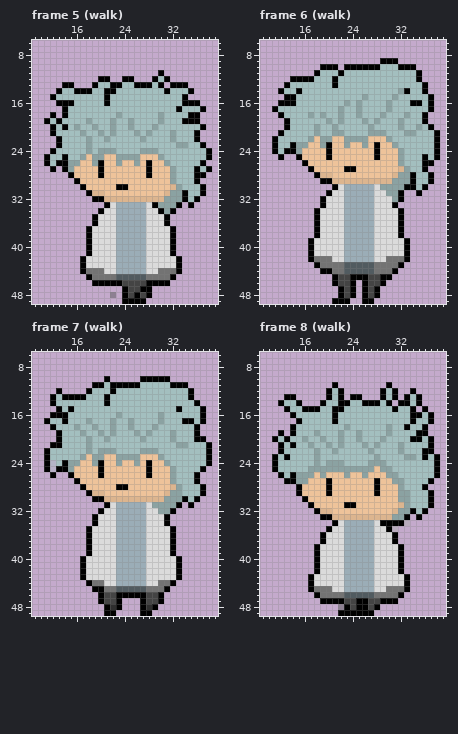
Pixel-art file: Assets/_Project/art/Sprites/Aseprite/newEnemyes1/newEnemy1.aseprite. Above: the version before the commit.
50x50 pixels, 8 frames. Shown: frame 5 (walk): x 9..39, y 6..49; frame 6 (walk): x 9..39, y 6..49; frame 7 (walk): x 9..39, y 6..49; frame 8 (walk): x 9..39, y 6..49. The commit also changed other frames, which this record leaves out.
Now the later version:
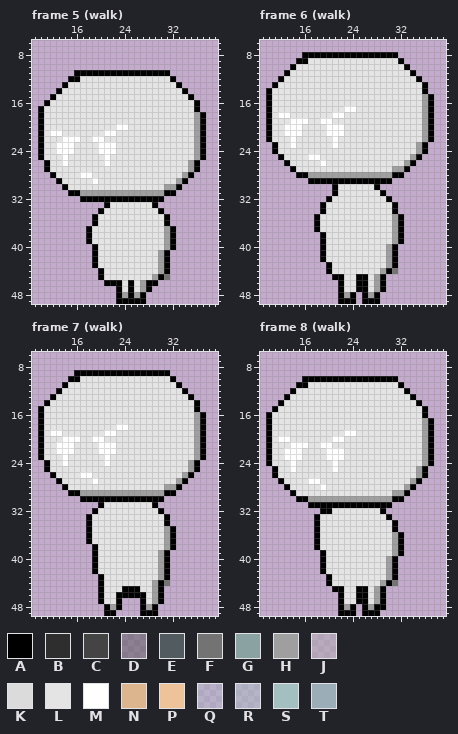
Palette (. is transparent): A #000000  B #2e2e2e  C #444444  D #5252527a  E #515b60  F #737373  G #8ba2a2  H #9f9f9f  J #adadad7a  K #dbdbdb  L #e4e4e4  M #ffffff  N #dcb58f  P #eec39a  Q #a3bfbf55  R #a3bfbf7a  S #a3bfbf  T #9badb7
Change:
layer "Layer 6" now hidden
layer "ZombieBody4" added
layer "Eyes" added
Changed rows in their new state; - is an unchanged pixel.
Frame 5 (walk):
first column x 10:
11 ------AAAAAAAAAAAAAA-A-------
12 -----AALLLLLLLLLLLLLLLA------
13 -----LLLLLLLLLLLLLLLLLL-.----
14 ----LLLLLLLLLLLLLLLLLLLLA.---
15 ---LLLLLLLLLLLLLLLLLLLLLLA---
16 -ALLLLLLLLLLLLLLLLLLLLLLLL---
17 ALLLLLLLLLLLLLLLLLLLLLLLLLA.-
18 ALLLLLLLLLLLLLLLLLLLLLLLLLHA-
19 ALLLLLLLLLLLLLLLLLLLLLLLLLHA-
20 ALLLLLLLLLLLLMMLLLLLLLLLLLH--
21 ALMMLLLLLLLMMLLLLLLLLLLLLLHA-
22 ALLLMMMLLMMLLLLLLLLLLLLLLLHA-
23 ALLMMMLLLLMMMLLLLLLLLLLLLLH--
24 ALLMMMLLLLMMMLLLLLLLLLLLLLHA.
25 ALLLMLLLLLLMLLLLLLLLLLLLLLHA.
26 --LLMLLLLLLMLLLLLLLLLLLLLHA.-
27 -ALLLLLLLLLLLLLLLLLLLLLLLH-..
28 --ALLLLMMLLLLLLLLLLLLLLLHA..-
29 ---ALLLLLMLLLLLLLLLLLLLHA..--
30 ----ALLLLLLLLLLLLLLLLHHA....-
31 -----AAHHHHHHHHHHHHHHAA.....-
32 -------AA--AAAAAAAAAA......--
33 ------------LLLLLLL-....-.---
34 -----------LLLLLLLLL-..------
35 ----------LLLLLLLLLLL--------
36 ----------LLLLLLLLLLL--------
37 ---------LLLLLLLLLLLLH-------
38 ---------LLLLLLLLLLLLH-------
39 ---------LLLLLLLLLLLLH-------
40 --------.ALLLLLLLLLLLH-------
41 --------.ALLLLLLLLLLHA.------
42 -------..ALLLLLLLLLLHA..-----
43 -------..ALLLLLLLLLLHA..-----
44 -------...ALLLLLLLLLHA..-----
45 --------..ALLLLLLLLHA-.------
46 ---------..---LALH--..-------
47 -------------ALALH-----------
48 ------------.AHAHA.----------
49 -------------A---------------
Frame 6 (walk):
first column x 10:
 8 ------AAAAAAAAAAAAAAAA-------
 9 -----AALLLLLLLLLLLLLLLA------
10 ----ALLLLLLLLLLLLLLLLLL-.----
11 ---ALLLLLLLLLLLLLLLLLLLLA.---
12 --ALLLLLLLLLLLLLLLLLLLLLL----
13 -ALLLLLLLLLLLLLLLLLLLLLLLL---
14 ALLLLLLLLLLLLLLLLLLLLLLLLL---
15 ALLLLLLLLLLLLLLLLLLLLLLLLLH--
16 ALLLLLLLLLLLLLLLLLLLLLLLLLH--
17 ALLLLLLLLLLLLMMLLLLLLLLLLLH--
18 ALMMLLLLLLLMMLLLLLLLLLLLLLHA-
19 ALLLMMMLLMMLLLLLLLLLLLLLLLHA-
20 ALLMMMLLLLMMMLLLLLLLLLLLLLH--
21 ALLMMMLLLLMMMLLLLLLLLLLLLLHA.
22 ALLLMLLLLLLMLLLLLLLLLLLLLLHA.
23 --LLMLLLLLLMLLLLLLLLLLLLLHA..
24 --LLLLLLLLLLLLLLLLLLLLLLLHA..
25 ---LLLLMMLLLLLLLLLLLLLLLHA...
26 ---ALLLLLMLLLLLLLLLLLLLHA...-
27 ----ALLLLLLLLLLLLLLLLHHA...--
28 -----AAHHHHHHHHHHHHHHAA.....-
29 -------AA--AAAAAAAAAA.......-
30 ------------LLLLLLA........--
31 ----------.ALLLLLLLA...--.---
32 ---------.ALLLLLLLLLA..------
33 ----------LLLLLLLLLLL--------
34 --------.ALLLLLLLLLLLA.------
35 ---------LLLLLLLLLLLLH-------
36 ---------LLLLLLLLLLLLH-------
37 ---------LLLLLLLLLLLLH-------
38 --------.ALLLLLLLLLLLH-------
39 -------..ALLLLLLLLLLLHA.-----
40 -------..ALLLLLLLLLLHA..-----
41 -------..ALLLLLLLLLLHA..-----
42 -------..ALLLLLLLLLLHA..-----
43 --------..ALLLLLLLLLHA.------
44 ---------.-LLLLLLLLHAF-------
45 ------------ALL--LH-.--------
46 -----------.ALLA-LH----------
47 -------------LLA-LHA---------
48 -------------H---H-----------
49 -----------.--A---A----------
Frame 7 (walk):
first column x 10:
 9 ------AAAAAAAAAAAAAAAA-------
10 -----AALLLLLLLLLLLLLLLA------
11 ----ALLLLLLLLLLLLLLLLLL-.----
12 ----LLLLLLLLLLLLLLLLLLLLA.---
13 ---LLLLLLLLLLLLLLLLLLLLLL----
14 -ALLLLLLLLLLLLLLLLLLLLLLLL---
15 ALLLLLLLLLLLLLLLLLLLLLLLLLA.-
16 ALLLLLLLLLLLLLLLLLLLLLLLLLH--
17 ALLLLLLLLLLLLLLLLLLLLLLLLLH--
18 ALLLLLLLLLLLLMMLLLLLLLLLLLHA-
19 ALMMLLLLLLLMMLLLLLLLLLLLLLHA-
20 ALLLMMMLLMMLLLLLLLLLLLLLLLH--
21 ALLMMMLLLLMMMLLLLLLLLLLLLLHA.
22 ALLMMMLLLLMMMLLLLLLLLLLLLLHA.
23 ALLLMLLLLLLMLLLLLLLLLLLLLLHA.
24 --LLMLLLLLLMLLLLLLLLLLLLLHA..
25 --LLLLLLLLLLLLLLLLLLLLLLLHA.-
26 ---LLLLMMLLLLLLLLLLLLLLLHA.--
27 ---ALLLLLMLLLLLLLLLLLLLHA..--
28 ----ALLLLLLLLLLLLLLLLHHA....-
29 -----AAHHHHHHHHHHHHHHAA.....-
30 -------AA--AAAAAAAAAA......--
31 ----------ALLLLLLLLA....-.---
32 ---------ALLLLLLLLLLA..------
33 --------ALLLLLLLLLLLL--------
34 --------ALLLLLLLLLLLL--------
35 ---------LLLLLLLLLLLLH-------
36 ---------LLLLLLLLLLLLH-------
37 ---------LLLLLLLLLLLLH-------
38 --------.ALLLLLLLLLLLH-------
39 --------.ALLLLLLLLLLHA.------
40 -------..ALLLLLLLLLLHA..-----
41 -------..ALLLLLLLLLLHA..-----
42 -------..ALLLLLLLLLLHA..-----
43 -------...ALLLLLLLLLHA..-----
44 --------..ALLLLLLLLHA-.------
45 ---------.-LLLAAALLHA.-------
46 -----------LL-----LH---------
47 -----------LL-----LH---------
48 ------------H-----H----------
49 -------------------A---------
Frame 8 (walk):
first column x 10:
10 ------AAAAAAAAAAAAAAAA-------
11 -----AALLLLLLLLLLLLLLLA------
12 ----ALLLLLLLLLLLLLLLLLLA.----
13 ----LLLLLLLLLLLLLLLLLLLLA.---
14 ---LLLLLLLLLLLLLLLLLLLLLL----
15 -ALLLLLLLLLLLLLLLLLLLLLLLL---
16 ALLLLLLLLLLLLLLLLLLLLLLLLLA.-
17 ALLLLLLLLLLLLLLLLLLLLLLLLLH--
18 ALLLLLLLLLLLLLLLLLLLLLLLLLHA-
19 ALLLLLLLLLLLLMMLLLLLLLLLLLHA-
20 ALMMLLLLLLLMMLLLLLLLLLLLLLH--
21 ALLLMMMLLMMLLLLLLLLLLLLLLLH--
22 ALLMMMLLLLMMMLLLLLLLLLLLLLH--
23 ALLMMMLLLLMMMLLLLLLLLLLLLLHA.
24 ALLLMLLLLLLMLLLLLLLLLLLLLLHA.
25 --LLMLLLLLLMLLLLLLLLLLLLLHA..
26 -ALLLLLLLLLLLLLLLLLLLLLLLHA..
27 --ALLLLMMLLLLLLLLLLLLLLLHA..-
28 ---ALLLLLMLLLLLLLLLLLLLHA..--
29 ----ALLLLLLLLLLLLLLLLHHA....-
30 -----A-HHHHHHHHHHHHHHAA.....-
31 --------AAAAA--AAAAAA.......-
32 --------.AALLLLLLLLA.......--
33 --------ALLLLLLLLLLLA...-.---
34 --------ALLLLLLLLLLLL-..-----
35 --------ALLLLLLLLLLLLA-------
36 --------ALLLLLLLLLLLLHA------
37 --------ALLLLLLLLLLLLHA------
38 ---------LLLLLLLLLLLLH-------
39 --------.ALLLLLLLLLLLH-------
40 --------.ALLLLLLLLLLHA.------
41 --------.ALLLLLLLLLLHA.------
42 --------.ALLLLLLLLLLHA.------
43 -------...ALLLLLLLLLHA..-----
44 -------...ALLLLLLLLHAF..-----
45 -------....AALLAALHA....-----
46 --------....ALLAALHA...------
47 ---------...-LL--LH-..-------
48 ------------AHA.-H-A---------
49 ---------------.--A----------
Pixel boxes of the changes (left, top, right, bottom) in both pictures:
changed: (38, 70, 212, 304)
changed: (266, 52, 440, 304)
changed: (38, 370, 212, 616)
changed: (266, 376, 440, 616)
